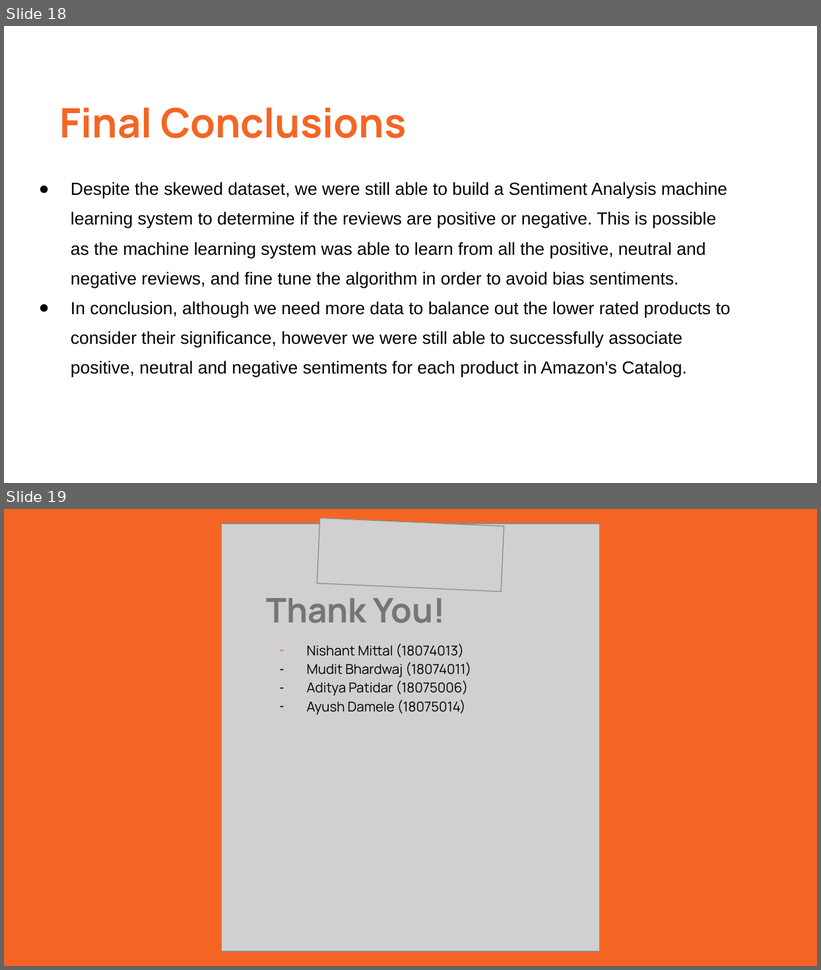
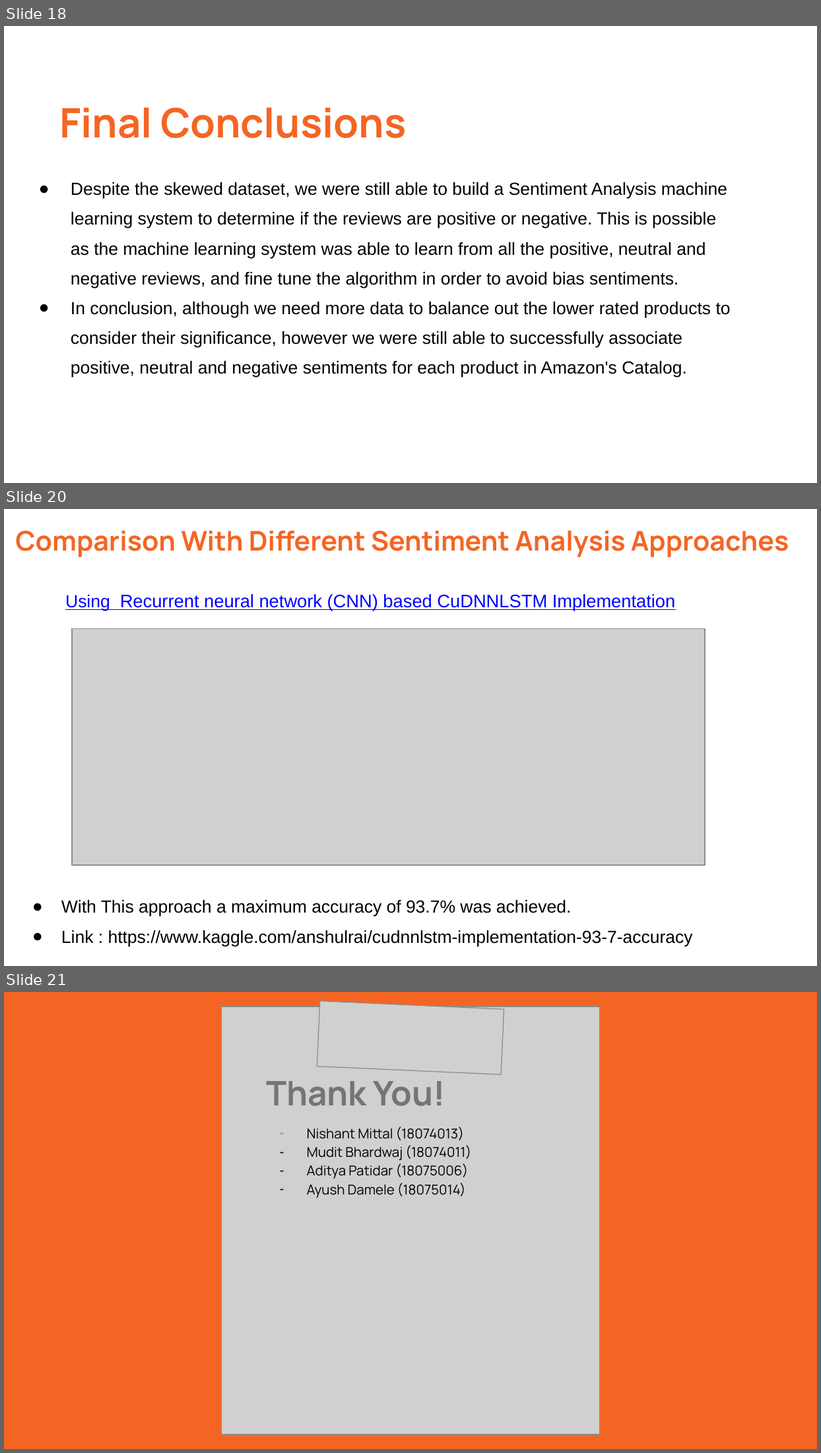
Before and after one commit to nishantwrp/data-mining-project, a slide deck: presentation.pptx. Shown one above the other, each under a label of ours: slides 18 and 19 before the commit, slides 18, 20 and 21 after it; the slides between them are not shown. The pictures are 821x970 and 821x1453 pixels, drawn with LibreOffice and Linux fonts; fonts in the diff are those of the drawing; grey boxes stand for pictures. Boxes give left, top, right and bottom in pixels: in the first picture for what was removed or moved away, otherwise in the second. Text is boxed around its words. In the diff, an @@ line names an element or a change of style, - is before the commit and + after.

```diff
--- a/presentation.pptx
+++ b/presentation.pptx
@@ slide 20 added at box(4, 509, 817, 966), background #FFFFFF @@
@@ title added at box(15, 530, 789, 557), 24 pt, text #F46524, bold @@
+Comparison With Different Sentiment Analysis Approaches
@@ title added at box(65, 594, 676, 611), 16 pt, text #0000FF, underline @@
+Using Recurrent neural network (CNN) based CuDNNLSTM Implementation
@@ picture added at box(72, 628, 705, 865) @@
@@ title added at box(61, 900, 693, 947), 15.5 pt, text #000000 @@
+● With This approach a maximum accuracy of 93.7% was achieved.
+● Link : https://www.kaggle.com/anshulrai/cudnnlstm-implementation-93-7-accuracy
@@ what was slide 19 is now slide 21 @@
```
Also in this commit, not shown: 2 slides changed, 1 other slide added, 1 other file.
